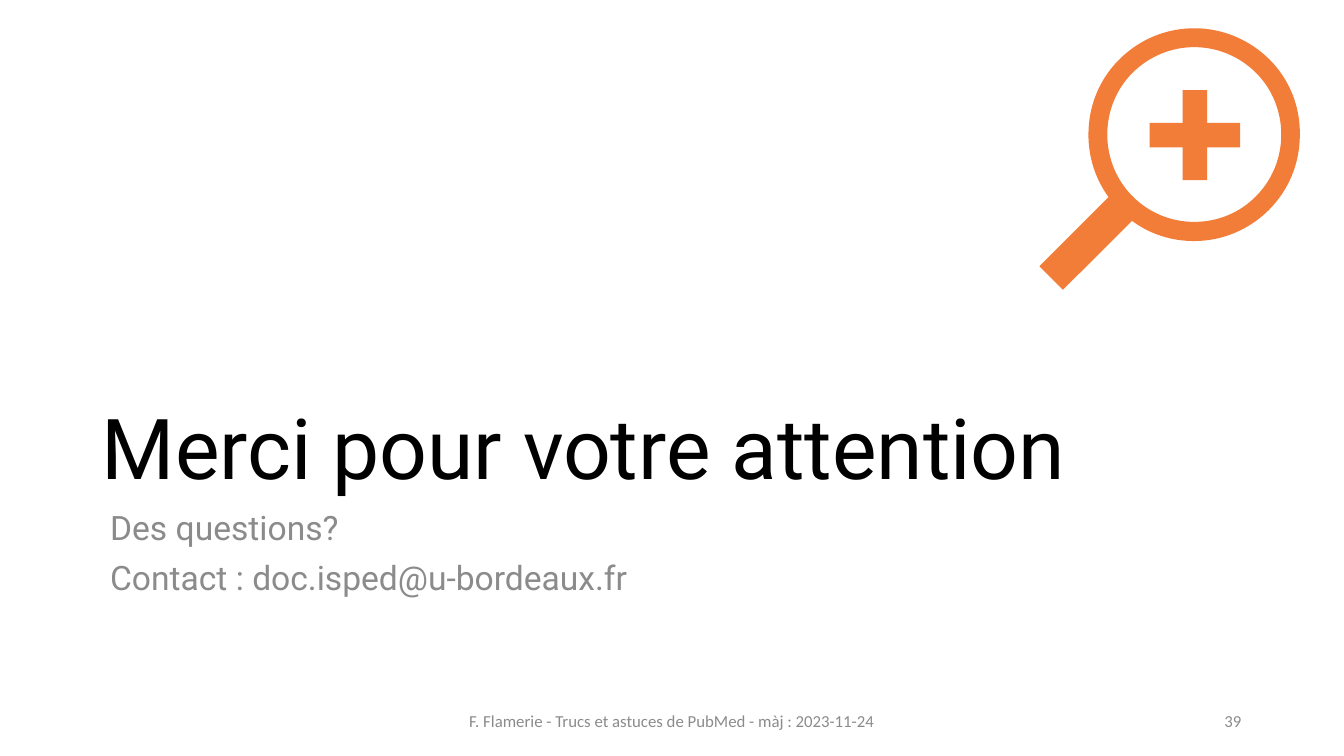
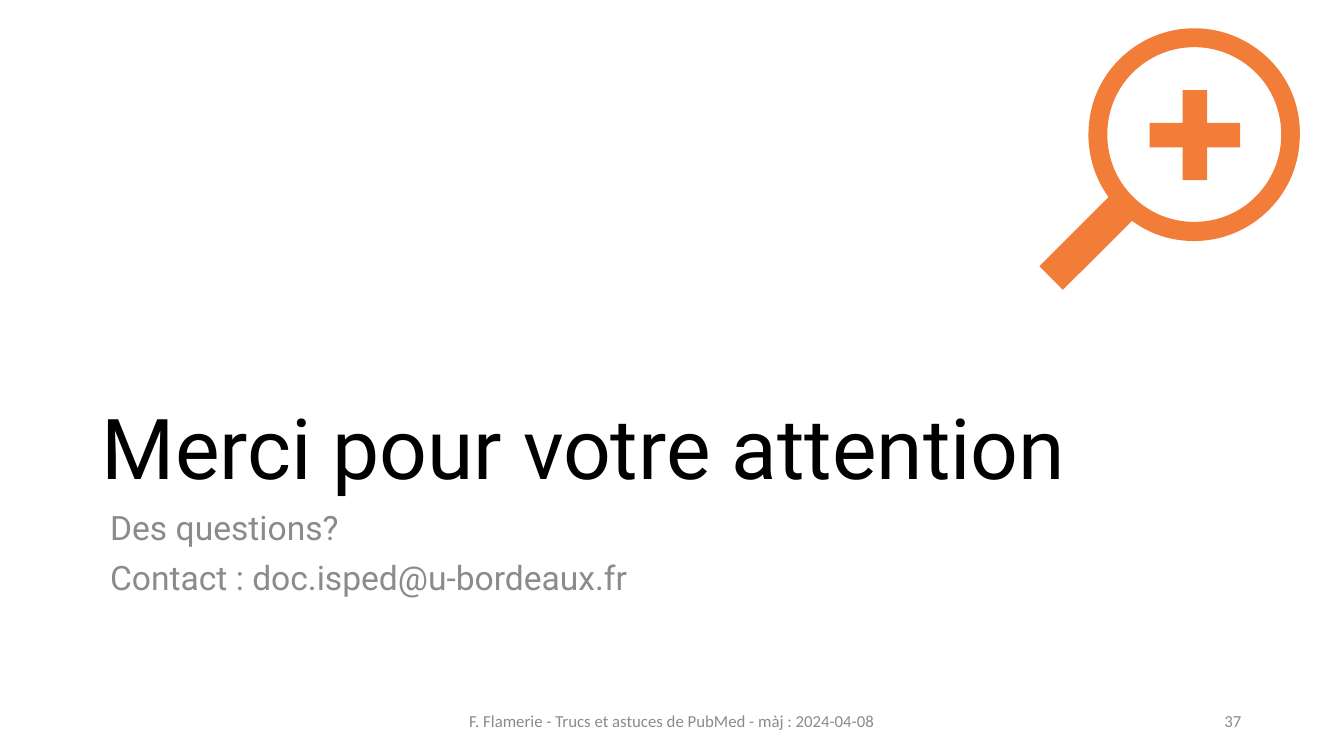
Before and after one commit to fflamerie/formbiblio, a slide deck: slide 37 of docs/module1-2_pubmed.pptx (slide 39 before the commit). Drawn at 1344x756 pixels with LibreOffice and Linux fonts; fonts in the diff are those of the drawing. Boxes give left, top, right and bottom in pixels: in the first picture for what was removed or moved away, otherwise in the second. Text is boxed around its words. In the diff, an @@ line names an element or a change of style, - is before the commit and + after.

```diff
--- a/docs/module1-2_pubmed.pptx
+++ b/docs/module1-2_pubmed.pptx
@@ text at (469, 715, 874, 730): text changed @@
-F. Flamerie - Trucs et astuces de PubMed - màj : 2023-11-24
+F. Flamerie - Trucs et astuces de PubMed - màj : 2024-04-08
@@ page number at (1224, 716, 1241, 727): text changed @@
-39
+37
```
Also in this commit, not shown: 35 other slides changed, 2 slides removed, 1 other file.
